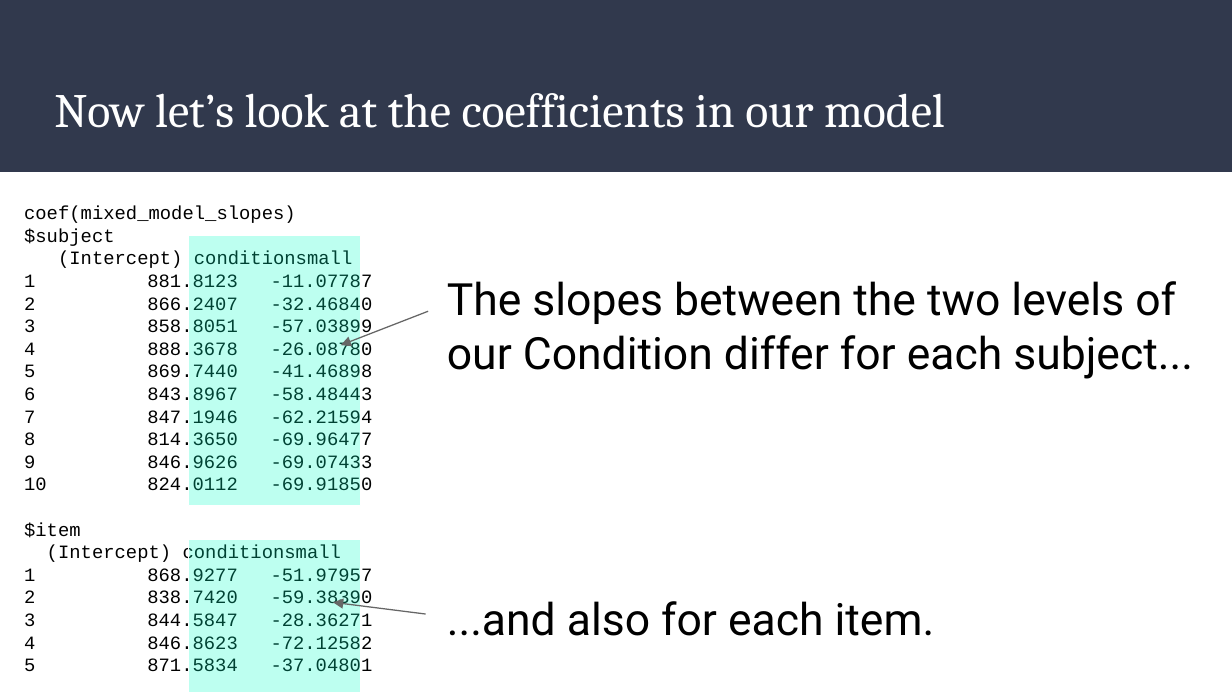
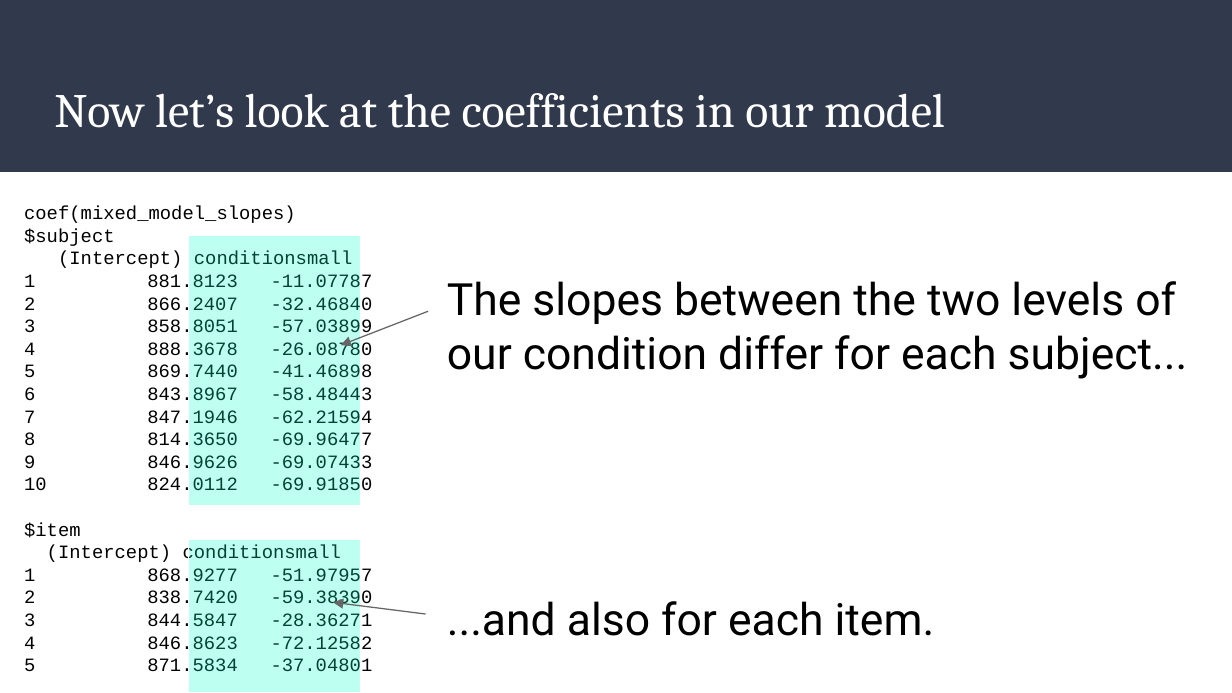
Before and after one commit to dannagifford/Wk5-15_mixed_models_pt1, a slide deck: slide 25 of slides/Mixed_Models_Part_1.odp. Drawn at 1232x693 pixels with LibreOffice and Linux fonts; fonts in the diff are those of the drawing. Boxes give left, top, right and bottom in pixels: in the first picture for what was removed or moved away, otherwise in the second. Text is boxed around its words. In the diff, an @@ line names an element or a change of style, - is before the commit and + after.

```diff
--- a/slides/Mixed_Models_Part_1.odp
+++ b/slides/Mixed_Models_Part_1.odp
@@ text at [447, 281, 1188, 379]: text changed @@
-The slopes between the two levels of our Condition differ for each subject...
+The slopes between the two levels of our condition differ for each subject...
```
Also in this commit, not shown: 4 other slides changed, 3 other files.
